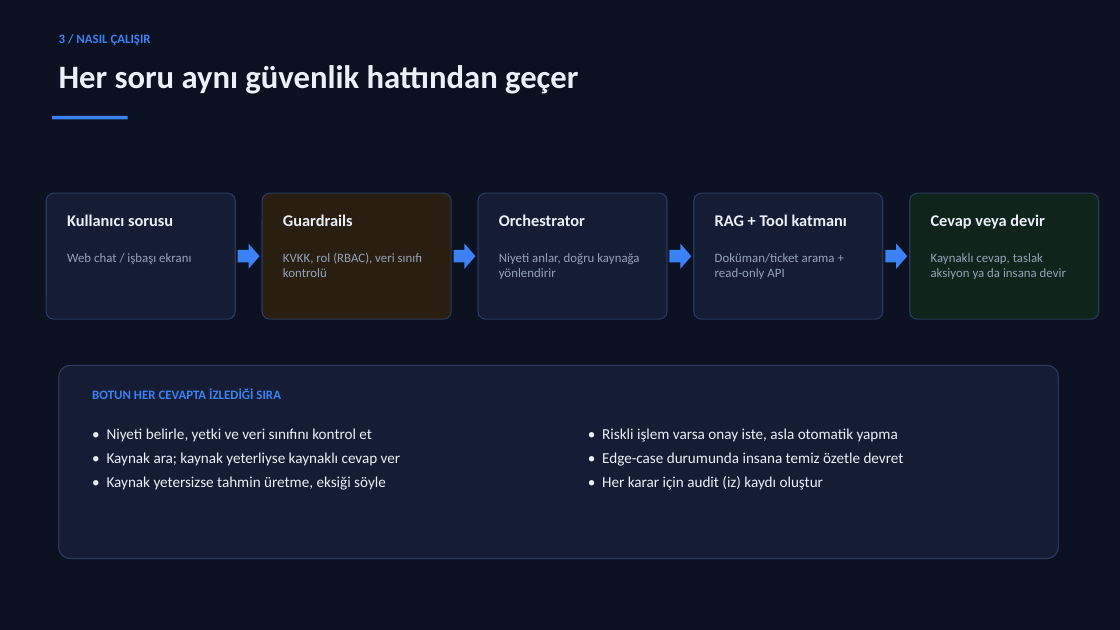
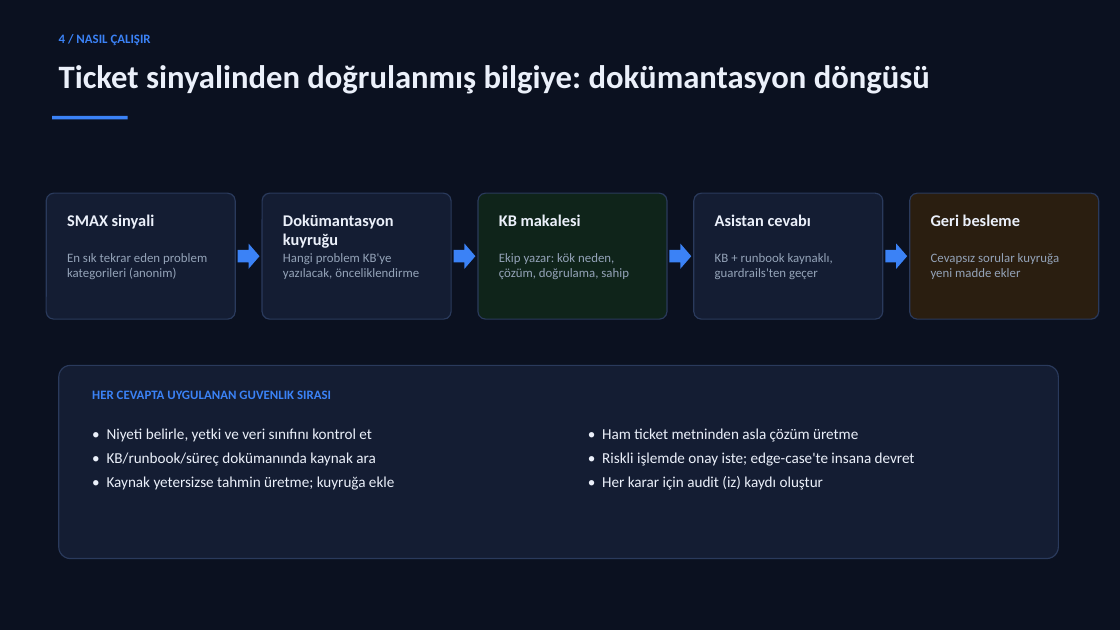
Before and after one commit to Emirdumn/vmind-orchestration, a slide deck: slide 5 of outputs/VMind-Agentic-Operations-Hub-Sunum.pptx (slide 4 before the commit). Drawn at 1120x630 pixels with LibreOffice and Linux fonts; fonts in the diff are those of the drawing. Boxes give left, top, right and bottom in pixels: in the first picture for what was removed or moved away, otherwise in the second. Text is boxed around its words. In the diff, an @@ line names an element or a change of style, - is before the commit and + after.

```diff
--- a/outputs/VMind-Agentic-Operations-Hub-Sunum.pptx
+++ b/outputs/VMind-Agentic-Operations-Hub-Sunum.pptx
@@ text at [59, 34, 151, 45]: text changed @@
-3 / NASIL ÇALIŞIR
+4 / NASIL ÇALIŞIR
@@ text at [59, 65, 930, 94]: text changed @@
-Her soru aynı güvenlik hattından geçer
+Ticket sinyalinden doğrulanmış bilgiye: dokümantasyon döngüsü
@@ rounded rectangle at [262, 193, 451, 319]: fill #2A1E10 to #141D33 @@
@@ rounded rectangle at [478, 193, 667, 319]: fill #141D33 to #0F241A @@
@@ rounded rectangle at [910, 193, 1099, 319]: fill #0F241A to #2A1E10 @@
@@ text at [67, 214, 155, 229]: text changed @@
-Kullanıcı sorusu
+SMAX sinyali
@@ text at [283, 214, 394, 248]: text changed @@
-Guardrails
+Dokümantasyon kuyruğu
@@ text at [499, 214, 581, 226]: text changed @@
-Orchestrator
+KB makalesi
@@ text at [715, 214, 811, 226]: text changed @@
-RAG + Tool katmanı
+Asistan cevabı
@@ text at [931, 214, 1020, 226]: text changed @@
-Cevap veya devir
+Geri besleme
@@ text at [67, 253, 207, 279]: text changed @@
-Web chat / işbaşı ekranı
+En sık tekrar eden problem kategorileri (anonim)
@@ text at [283, 253, 419, 279]: text changed @@
-KVKK, rol (RBAC), veri sınıfı kontrolü
+Hangi problem KB'ye yazılacak, önceliklendirme
@@ text at [499, 253, 629, 279]: text changed @@
-Niyeti anlar, doğru kaynağa yönlendirir
+Ekip yazar: kök neden, çözüm, doğrulama, sahip
@@ text at [715, 253, 833, 279]: text changed @@
-Doküman/ticket arama + read-only API
+KB + runbook kaynaklı, guardrails'ten geçer
@@ text at [931, 253, 1059, 279]: text changed @@
-Kaynaklı cevap, taslak aksiyon ya da insana devir
+Cevapsız sorular kuyruğa yeni madde ekler
@@ text at [92, 390, 331, 399]: text changed @@
-BOTUN HER CEVAPTA İZLEDİĞİ SIRA
+HER CEVAPTA UYGULANAN GUVENLIK SIRASI
@@ text at [602, 428, 915, 466]: text changed @@
-• Riskli işlem varsa onay iste, asla otomatik yapma
-• Edge-case durumunda insana temiz özetle devret
+• Ham ticket metninden asla çözüm üretme
+• Riskli işlemde onay iste; edge-case'te insana devret
@@ text at [107, 452, 394, 490]: text changed @@
-• Kaynak ara; kaynak yeterliyse kaynaklı cevap ver
-• Kaynak yetersizse tahmin üretme, eksiği söyle
+• KB/runbook/süreç dokümanında kaynak ara
+• Kaynak yetersizse tahmin üretme; kuyruğa ekle
```
Also in this commit, not shown: 10 other slides changed, 2 slides added, 1 slide removed, 30 other files.
